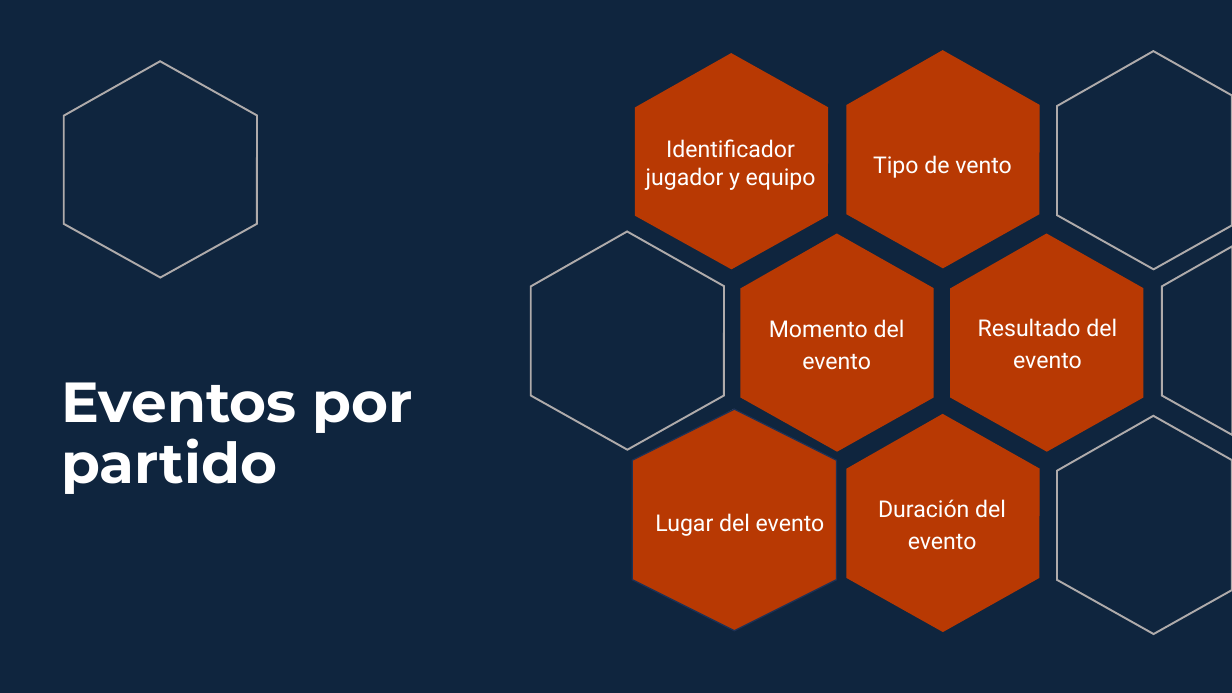
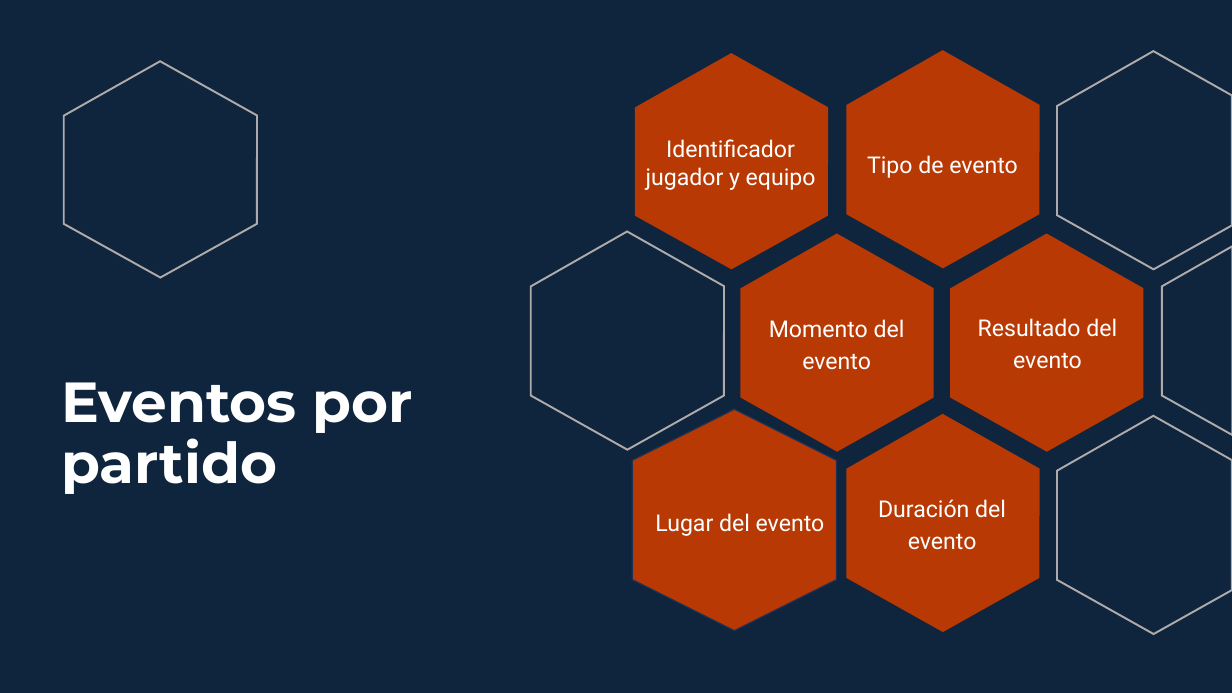
Before and after one commit to MarcosTardy/Sports_analytics_project_2, a slide deck: slide 4 of Analisis_eventos.pptx. Drawn at 1232x693 pixels with LibreOffice and Linux fonts; fonts in the diff are those of the drawing. Boxes give left, top, right and bottom in pixels: in the first picture for what was removed or moved away, otherwise in the second. Text is boxed around its words. In the diff, an @@ line names an element or a change of style, - is before the commit and + after.

```diff
--- a/Analisis_eventos.pptx
+++ b/Analisis_eventos.pptx
@@ text at (x1=867, y1=155, x2=1018, y2=178): text changed @@
-Tipo de vento
+Tipo de evento
```
Also in this commit, not shown: 1 other file.
